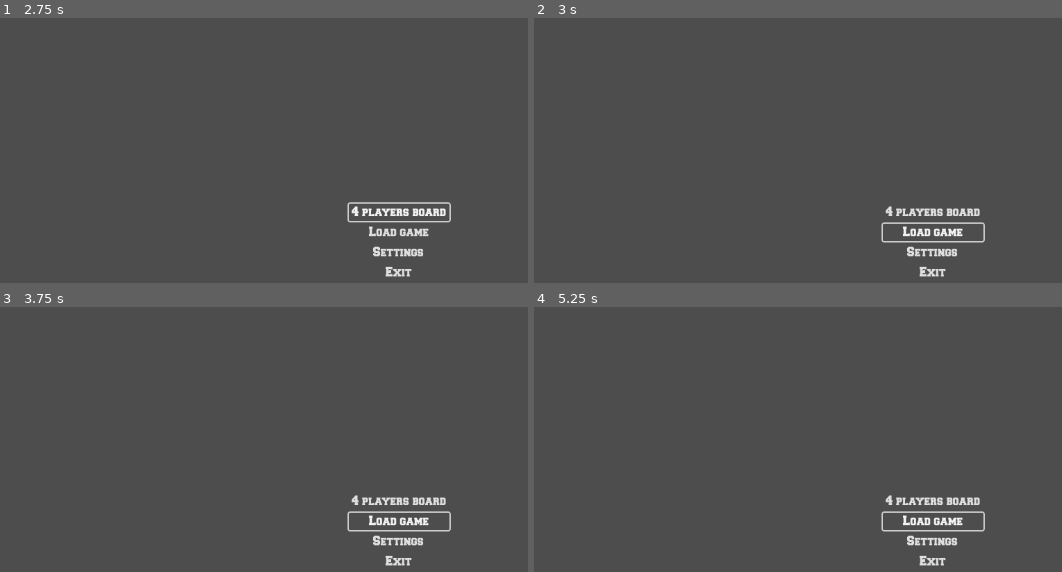
Above: before the commit, frames 1-4 (two rows, left to right).
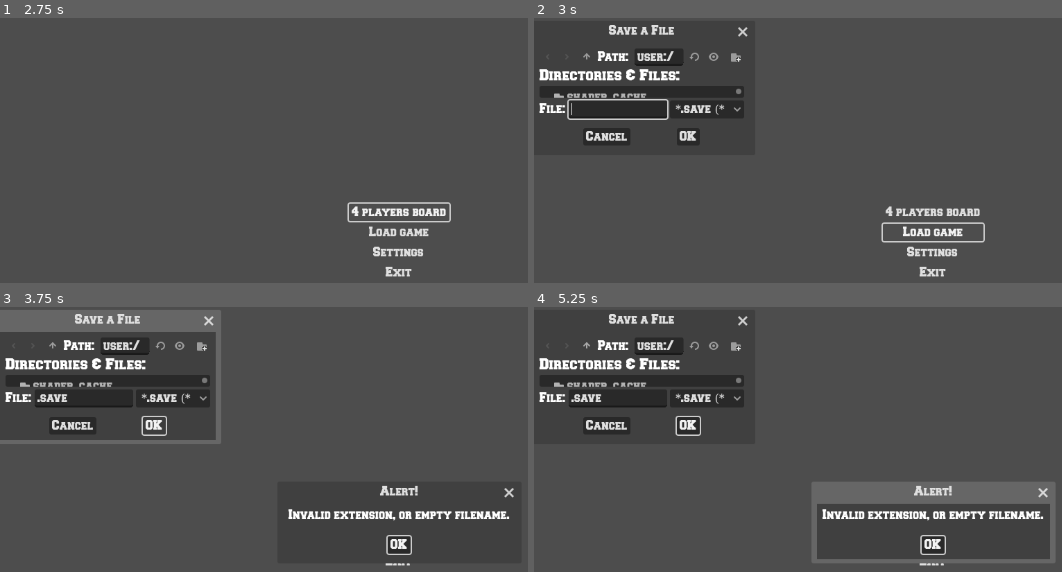
Above: after the commit, the same moments.

Repository: turulomio/gdparchis
Game: Godot game, scene res://scenes/Main.tscn
The game is run twice, just before and just after one commit, with the same random seed, the same clock (stepped at 60 frames per second) and the same inputs.
Inputs (mouse positions are in pixels of both pictures, inside the frame that each line leads up to):
- Up to frame 1 (2.75 s): click "4 players board" at 0.5 s; click "4 players board" at 1.25 s; click "4 players board" at 2 s
- Up to frame 2 (3 s): click "Load game" at 2.75 s
- Up to frame 3 (3.75 s): click (153, 426) at 3.5 s, where only the run after the commit has a clickable "OK"
- Up to frame 4 (5.25 s): click (687, 426) at 4.25 s, where only the run after the commit has a clickable "OK"; click (586, 346) at 5.02 s

Frame 1 is identical in both runs. In frame 2, 7.0% of the frame differs, in the area x 0-41%, y 2-49%; in frame 3, 13%, in the area x 0-98%, y 1-97%; in frame 4, 13%.
Error before the commit: Parse Error: Function "parse_json()" not found in base self. (res://scenes/Main.gd:72)
Error after the commit: Invalid call to function 'request' in base 'HTTPRequest'. Expected 4 arguments. (res://scenes/Globals.gd:224)

Commit message:
Fixed JSON.parse

Diff:
--- a/scenes/GameDiceStart.gd
+++ b/scenes/GameDiceStart.gd
@@ -84,7 +84,7 @@
 
 func _on_RequestGameStart_request_completed(result, response_code, headers, body):
 	if result==0:
-		var r=parse_json(body.get_string_from_utf8())
+		var r=JSON.parse(body.get_string_from_utf8())
 		print ("  - ", r["success"],": ", r["detail"])
 	else:
 		print ("  -  Couldn't connect")
--- a/scenes/Main.gd
+++ b/scenes/Main.gd
@@ -69,7 +69,7 @@
 
 func _on_RequestPostInstallation_request_completed(result, response_code, headers, body):
 	if result==0:
-		var r=parse_json(body.get_string_from_utf8())
+		var r=JSON.parse_string(body.get_string_from_utf8())
 		print ("  - ", r["success"],": ", r["detail"])
 	else:
 		print ("  -  Couldn't connect")
--- a/scenes/Main.tscn
+++ b/scenes/Main.tscn
@@ -16,9 +16,6 @@
 anchor_bottom = 1.0
 theme = ExtResource("6")
 script = ExtResource("1")
-__meta__ = {
-"_edit_horizontal_guides_": [989.0]
-}
 
 [node name="CanvasLayer" type="CanvasLayer" parent="."]
 
